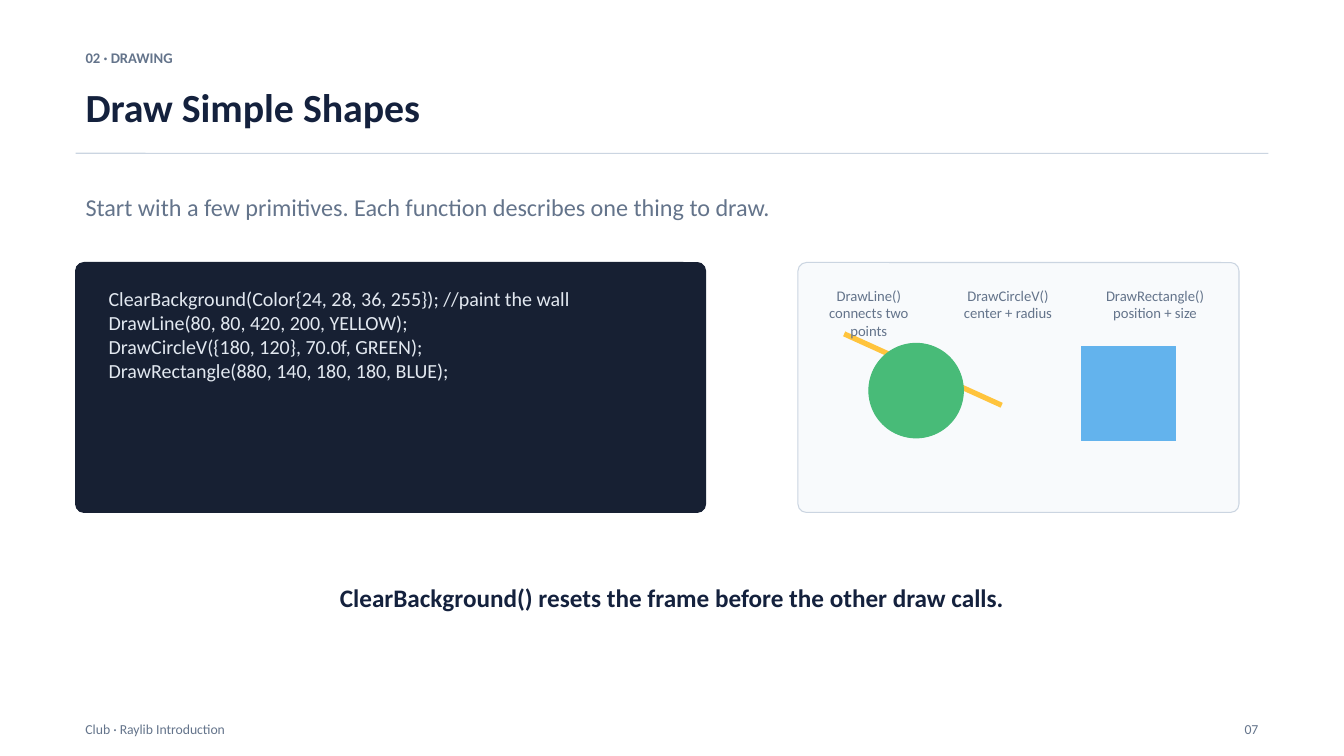
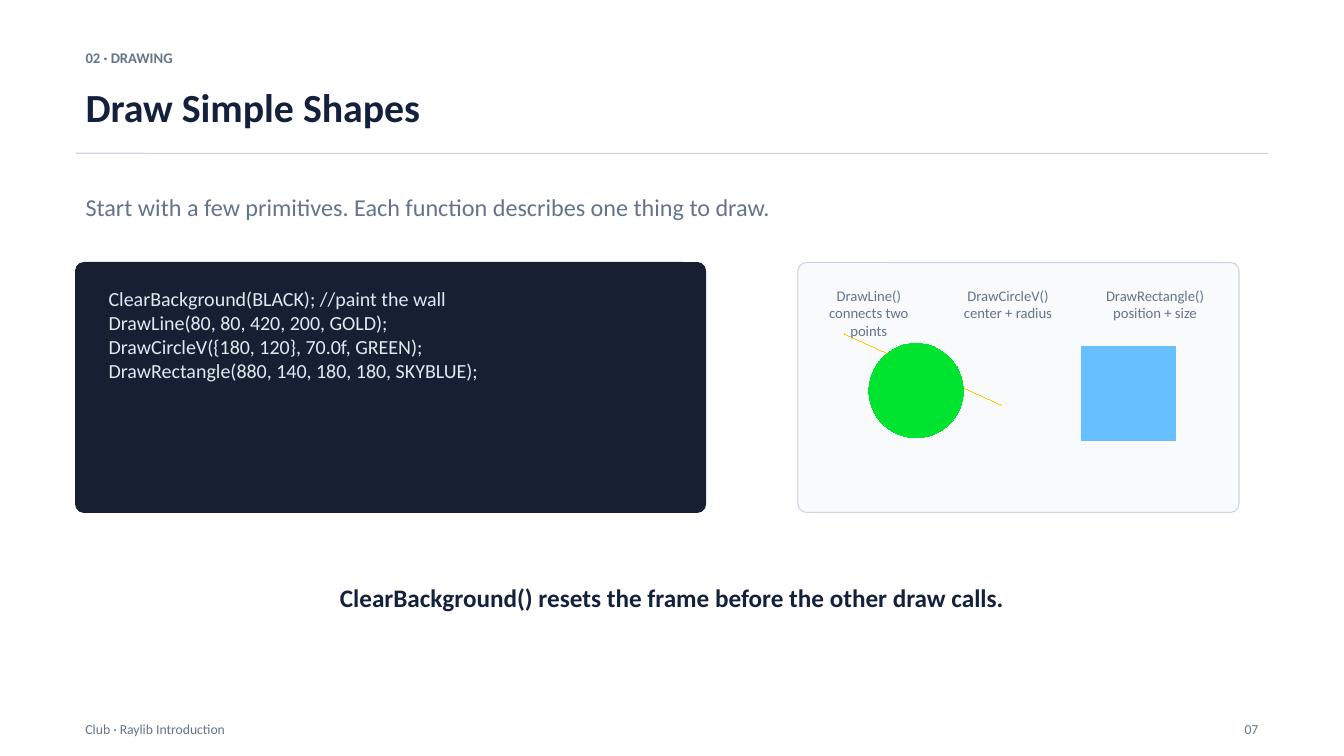
Before and after one commit to Akil0814/Club_code, a slide deck: slide 7 of 0-Introduction/raylib_club_introduction.pptx. Drawn at 1344x756 pixels with LibreOffice and Linux fonts; fonts in the diff are those of the drawing. Boxes give left, top, right and bottom in pixels: in the first picture for what was removed or moved away, otherwise in the second. Text is boxed around its words. In the diff, an @@ line names an element or a change of style, - is before the commit and + after.

Commit message:
update ppt

```diff
--- a/0-Introduction/raylib_club_introduction.pptx
+++ b/0-Introduction/raylib_club_introduction.pptx
@@ text at bbox=[109, 291, 446, 333]: text changed @@
-ClearBackground(Color{24, 28, 36, 255}); //paint the wall
-DrawLine(80, 80, 420, 200, YELLOW);
+ClearBackground(BLACK); //paint the wall
+DrawLine(80, 80, 420, 200, GOLD);
@@ line (845, 334) - (1002, 405): stroke #FFC43D 3.75 pt to #FFCB00 0.75 pt @@
@@ ellipse at bbox=[869, 344, 964, 439]: fill #48BB78 to #00E430; outline #48BB78 0.75 pt to #00E430 0.75 pt @@
@@ rectangle at bbox=[1082, 347, 1177, 442]: fill #63B3ED to #66BFFF; outline #63B3ED 0.75 pt to #66BFFF 0.75 pt @@
@@ text at bbox=[109, 363, 478, 382]: text changed @@
-DrawRectangle(880, 140, 180, 180, BLUE);
+DrawRectangle(880, 140, 180, 180, SKYBLUE);
```
Also in this commit, not shown: 2 other slides changed, 4 other files.
